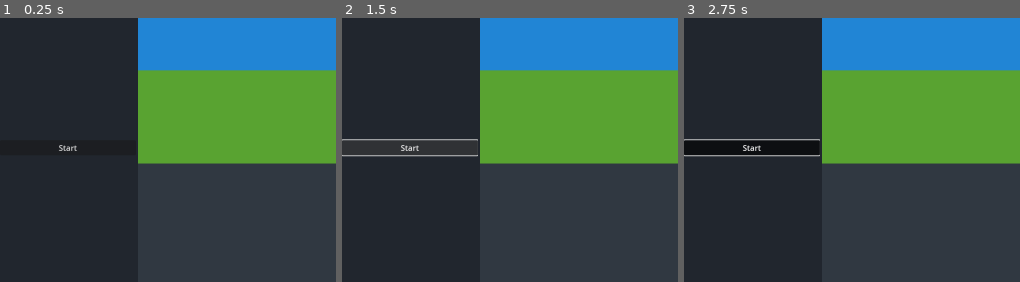
Above: before the commit, frames 1-3 (left to right).
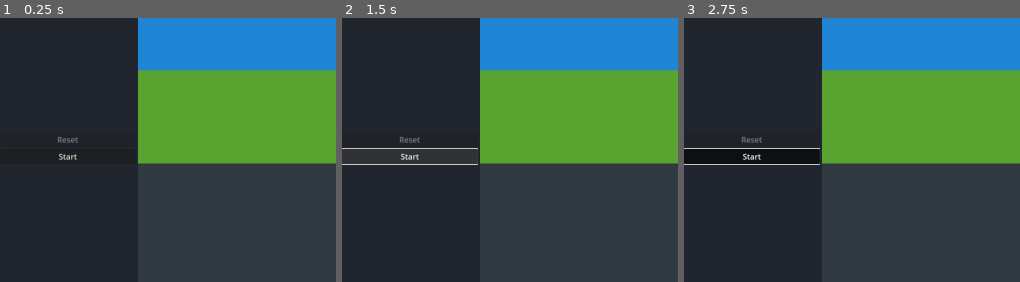
Above: after the commit, the same moments.

Repository: Yamam-al/frogger_godot
Game: Godot game, scene res://main.tscn
The game is run twice, just before and just after one commit, with the same random seed, the same clock (stepped at 60 frames per second) and the same inputs.
Inputs:
- Up to frame 1 (0.25 s): no input
- Up to frame 2 (1.5 s): click "Start" at 0.5 s; click "Start" at 1.25 s
- Up to frame 3 (2.75 s): tap Enter at 2 s; hold Right (ui_right) from 2.03 s (still down)
The pictures show only the part of the screen within x 0-50%, y 25-75%; the shares and areas given below are measured in that part.

The runs differ from the first frame. In frame 1, 0.3% of the frame differs, in the area x 17-24%, y 45-54%; in frame 2, 1.1%; in frame 3, 2.2%, in the area x 0-41%, y 45-56%.

Commit message:
more work

Diff:
--- a/car.tscn
+++ b/car.tscn
@@ -7,6 +7,7 @@
 size = Vector2(26, 68)
 
 [node name="car" type="Area2D"]
+z_index = 2
 rotation = -1.5708
 script = ExtResource("1_h04vb")
 metadata/_edit_group_ = true
--- a/main.tscn
+++ b/main.tscn
@@ -7,6 +7,7 @@
 [ext_resource type="PackedScene" uid="uid://d3shtwhtm4evu" path="res://log.tscn" id="2_mhefr"]
 [ext_resource type="PackedScene" uid="uid://djrvjfcqxityn" path="res://turtle.tscn" id="3_k6w1t"]
 [ext_resource type="PackedScene" uid="uid://bxtgwwgm176c0" path="res://truck.tscn" id="4_lbmor"]
+[ext_resource type="PackedScene" uid="uid://bnfvx0d53lh5j" path="res://pad.tscn" id="8_kek77"]
 
 [node name="main" type="Node"]
 script = ExtResource("1_yof7n")
@@ -20,6 +21,10 @@
 custom_minimum_size = Vector2(280, 0)
 layout_mode = 2
 alignment = 1
+
+[node name="ResetButton" type="Button" parent="HBoxContainer/uiLeft"]
+layout_mode = 2
+text = "New Game"
 
 [node name="StartButton" type="Button" parent="HBoxContainer/uiLeft"]
 layout_mode = 2
@@ -57,6 +62,18 @@
 visible = false
 position = Vector2(507, 1054)
 
+[node name="pad" parent="HBoxContainer/SubViewportContainer/SubViewport/agents" instance=ExtResource("8_kek77")]
+visible = false
+
 [node name="uiRight" type="VBoxContainer" parent="HBoxContainer"]
 custom_minimum_size = Vector2(280, 0)
 layout_mode = 2
+alignment = 1
+
+[node name="LivesLabel" type="Label" parent="HBoxContainer/uiRight"]
+layout_mode = 2
+horizontal_alignment = 1
+
+[node name="JumpLabel" type="Label" parent="HBoxContainer/uiRight"]
+layout_mode = 2
+horizontal_alignment = 1
--- a/pad.tscn
+++ b/pad.tscn
@@ -1,12 +1,14 @@
-[gd_scene load_steps=3 format=3 uid="uid://bnfvx0d53lh5j"]
+[gd_scene load_steps=4 format=3 uid="uid://bnfvx0d53lh5j"]
 
 [ext_resource type="Texture2D" uid="uid://cg6w7sna1uwta" path="res://art/tiles/pad.png" id="1_a10iq"]
+[ext_resource type="Script" uid="uid://tf7nsjq2k2sj" path="res://scripts/agent.gd" id="1_aqlkc"]
 
 [sub_resource type="CapsuleShape2D" id="CapsuleShape2D_xy433"]
 radius = 25.0
 height = 68.0
 
 [node name="pad" type="Area2D"]
+script = ExtResource("1_aqlkc")
 
 [node name="Sprite2D" type="Sprite2D" parent="."]
 texture = ExtResource("1_a10iq")
--- a/player.tscn
+++ b/player.tscn
@@ -8,7 +8,7 @@
 height = 24.0
 
 [node name="Player" type="Area2D"]
-position = Vector2(584, 611)
+z_index = 1
 script = ExtResource("1_fqmjp")
 
 [node name="Sprite2D" type="Sprite2D" parent="."]
--- a/scripts/agent.gd
+++ b/scripts/agent.gd
@@ -3,6 +3,6 @@
 
 # Method called from network.gd
 func update_state(pos: Vector2, heading: float = 0, is_hidden: bool = false) -> void:
-	position = pos * 64 - Vector2(32,32)               # Beispiel: 1 Grid-Unit = 64px
+	position = pos * 64 - Vector2(32,32)               # 1 Grid-Unit = 64px
 	rotation_degrees = heading
 	visible = not is_hidden
--- a/scripts/network.gd
+++ b/scripts/network.gd
@@ -15,12 +15,14 @@
 var PadScene         = preload("res://pad.tscn")
 var FrogScene        = preload("res://player.tscn")
 var has_started := false
-
+var game_over_state := false
 
 # onready fetches the real node once the scene is ready
 @onready var agents_container: Node = get_tree().get_current_scene().get_node("HBoxContainer/SubViewportContainer/SubViewport/agents")
 @onready var StartButton: Button = get_tree().get_current_scene().get_node("HBoxContainer/uiLeft/StartButton")
-
+@onready var ResetButton: Button = get_tree().get_current_scene().get_node("HBoxContainer/uiLeft/ResetButton")
+@onready var jump_label : Label = get_tree().get_current_scene().get_node("HBoxContainer/uiRight/JumpLabel")
+@onready var lives_label : Label = get_tree().get_current_scene().get_node("HBoxContainer/uiRight/LivesLabel")
 
 func _ready():
 	# sanity‐check that we actually found your "agents" node
@@ -31,22 +33,24 @@
 	if err != OK:
 		push_error("WebSocketPeer.connect failed: %s" % err)
 	set_process(true)
-	# Toggle-Setup
+	# Start-Button Setup
 	StartButton.toggle_mode = true
 	StartButton.text = "Start"
 	StartButton.button_pressed = false
 	StartButton.toggled.connect(_on_start_toggled)
+	# Reset-Button Setup
+	ResetButton.disabled = true
+	ResetButton.text = "Reset"
+	ResetButton.pressed.connect(_on_reset_pressed)
 
 var input_cooldown := 0.2
 var time_since_last_input := 0.0
 
 func _process(delta):
-
 	time_since_last_input += delta
 
 	var direction := "null"
 
-	# Nur prüfen, wenn Cooldown vorbei ist
 	if time_since_last_input >= input_cooldown:
 		if Input.is_action_just_pressed("ui_up"):
 			direction = "up"
@@ -64,12 +68,10 @@
 			}
 			print("Sending msg to socket: %s" % input_msg)
 			socket.send_text(JSON.stringify(input_msg))
-			time_since_last_input = 0.0  # Reset cooldown
-
-	# WebSocket weiter verarbeiten
+			time_since_last_input = 0.0
+
 	socket.poll()
 
-	# 📨 Pakete empfangen
 	if socket.get_ready_state() == WebSocketPeer.STATE_OPEN:
 		while socket.get_available_packet_count() > 0:
 			var raw = socket.get_packet().get_string_from_utf8()
@@ -82,11 +84,7 @@
 		])
 		set_process(false)
 
-
 func _on_raw_data(raw: String) -> void:
-	#print("🔄 Raw from MARS:", raw) #debug print
-
-	# JSON parsing
 	var parser = JSON.new()
 	var err = parser.parse(raw)
 	if err != OK:
@@ -94,23 +92,39 @@
 		return
 	var state = parser.data
 
-	# acknowledge the tick so MARS can continue
+	if state.has("gameOver") and state["gameOver"]:
+		print("Game Over received from server")
+		game_over_state = true
+		has_started = false
+		StartButton.disabled = true
+		ResetButton.disabled = false
+
+	if state.has("lives"):
+		lives_label.text = "Lives: %d" % int(state.lives)
+
+	if state.has("removeIds") and typeof(state.removeIds) == TYPE_ARRAY:
+		for rid in state.removeIds:
+			var id = int(rid)
+			if agents.has(id):
+				var node = agents[id]
+				if is_instance_valid(node):
+					node.queue_free()
+				agents.erase(id)
+
 	if state.has("expectingTick"):
 		var next_tick = state["expectingTick"]
 		print("✨ ACKing tick", next_tick)
 		socket.send_text(str(next_tick))
 
-	# only proceed if there's actually an agents array
 	if not state.has("agents") or typeof(state.agents) != TYPE_ARRAY:
 		return
 
 	emit_signal("state_update", state)
 	_apply_state(state)
 
-
 func _apply_state(state) -> void:
 	for data in state.agents:
-		var id     = int(data.id)                # cast to int
+		var id     = int(data.id)
 		var kind   = data.breed
 		var pos    = Vector2(data.x, data.y)
 		var head   = data.heading
@@ -121,17 +135,15 @@
 			match kind:
 				"car":           inst = CarScene.instantiate()
 				"truck":         inst = TruckScene.instantiate()
-				"log":          inst = LogScene.instantiate()
-				"turtle": inst = RiverTurtleScene.instantiate()
-				"pad":          inst = PadScene.instantiate()
-				"frog":         inst = FrogScene.instantiate()
+				"log":           inst = LogScene.instantiate()
+				"turtle":        inst = RiverTurtleScene.instantiate()
+				"pad":           inst = PadScene.instantiate()
+				"frog":          inst = FrogScene.instantiate()
 				_: continue
 			inst.agent_id = id
 			agents[id] = inst
-			# use the exposed container
 			agents_container.add_child(inst)
 
-		# update existing agent
 		match kind:
 			"car", "truck", "log":
 				agents[id].update_state(pos, head)
@@ -139,28 +151,57 @@
 				agents[id].update_state(pos, head, is_hidden)
 			"pad":
 				agents[id].update_state(pos, head)
+				if data.has("occupied") and data.occupied and not data.has("dummy_spawned"):
+					var dummy_frog = FrogScene.instantiate()
+					dummy_frog.position = agents[id].position
+					agents_container.add_child(dummy_frog)
+					# Markierung setzen, damit wir nicht doppelt spawnen
+					data["dummy_spawned"] = true
 			"frog":
 				agents[id].update_state(pos, head)
+				if data.has("jumps"):
+					jump_label.text = "Frog Jumps: %d" % int(data.jumps)
 
 func _on_start_toggled(pressed: bool) -> void:
 	if socket.get_ready_state() != WebSocketPeer.STATE_OPEN:
 		push_warning("WebSocket not open")
 		return
+
 	if not has_started:
-	# erster Klick => Start
 		var msg = {"type": "control", "cmd": "start"}
+		print ("sending start signal to server")
 		socket.send_text(JSON.stringify(msg))
 		has_started = true
-		StartButton.text = "Pause"      # jetzt kann man pausieren
+		StartButton.text = "Pause"
 		StartButton.button_pressed = true
 		return
 
-	# Danach ist es ein echter Toggle:
 	if pressed:
-		# Button ist „down“ ⇒ Resume läuft ⇒ Button zeigt 'Pause'
 		socket.send_text(JSON.stringify({"type":"control","cmd":"resume"}))
+		print ("sending resume signal to server")
 		StartButton.text = "Pause"
 	else:
-		# Button ist „up“ ⇒ Pause ⇒ Button zeigt 'Resume'
 		socket.send_text(JSON.stringify({"type":"control","cmd":"pause"}))
+		print ("sending pause signal to server")
 		StartButton.text = "Resume"
+
+func _on_reset_pressed() -> void:
+	if socket.get_ready_state() != WebSocketPeer.STATE_OPEN:
+		push_warning("WebSocket not open")
+		return
+
+	print("sending restart signal to server")
+	socket.send_text(JSON.stringify({"type": "control", "cmd": "restart"}))
+
+	# Szene und UI zurücksetzen
+	for id in agents.keys():
+		if is_instance_valid(agents[id]):
+			agents[id].queue_free()
+	agents.clear()
+
+	has_started = false
+	game_over_state = false
+	StartButton.disabled = false
+	ResetButton.disabled = true
+	StartButton.text = "Start"
+	StartButton.button_pressed = false
--- a/truck.tscn
+++ b/truck.tscn
@@ -7,6 +7,7 @@
 size = Vector2(31, 108)
 
 [node name="truck" type="Area2D"]
+z_index = 2
 script = ExtResource("1_r6uff")
 
 [node name="Sprite2D" type="Sprite2D" parent="."]
Not shown: 1 places in main.tscn that only renumber resources
